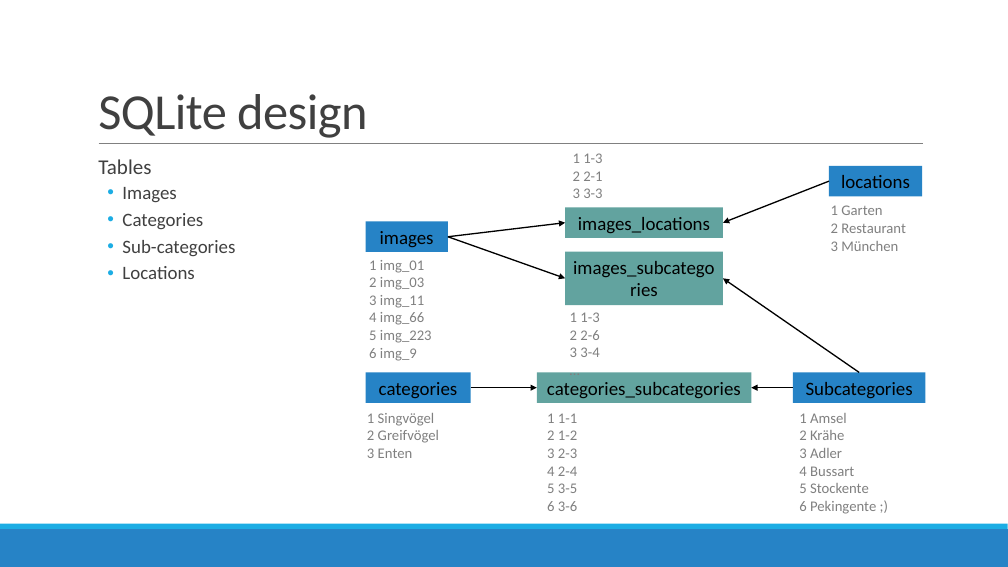
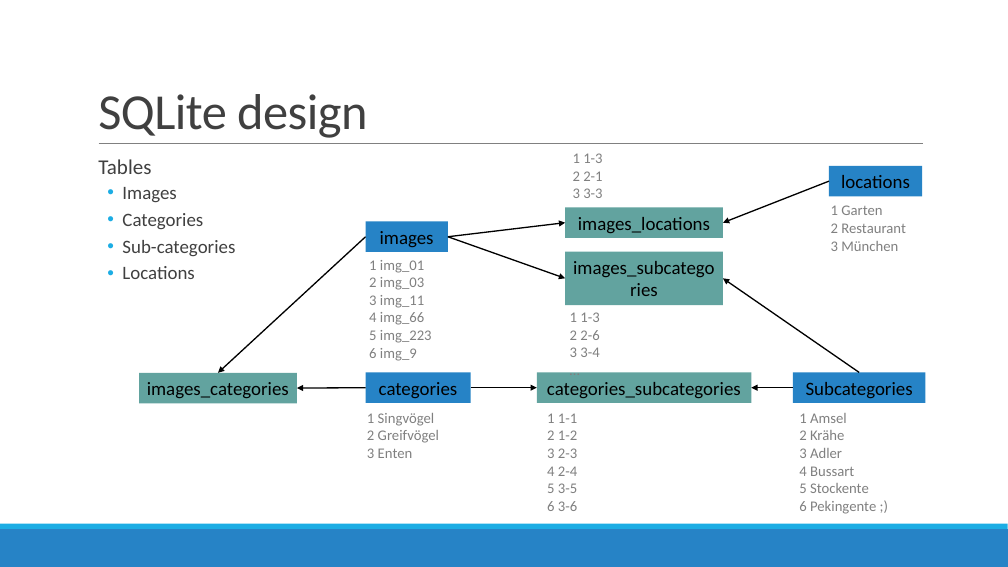
Before and after one commit to LuckyLuke-n/PicturePerfect, a slide deck: slide 2 of Documentation/sqlite.pptx. Drawn at 1008x567 pixels with LibreOffice and Linux fonts; fonts in the diff are those of the drawing. Boxes give left, top, right and bottom in pixels: in the first picture for what was removed or moved away, otherwise in the second. Text is boxed around its words. In the diff, an @@ line names an element or a change of style, - is before the commit and + after.

```diff
--- a/Documentation/sqlite.pptx
+++ b/Documentation/sqlite.pptx
@@ arrow added from (366, 237) to (218, 373), #000000 1.25 pt @@
@@ rectangle added at (x1=139, y1=373, x2=297, y2=403), fill #62A39F, 18 pt, text #000000 @@
+images_categories
@@ arrow added from (366, 388) to (297, 388), #000000 1.25 pt @@
```
Also in this commit, not shown: 6 other files.
